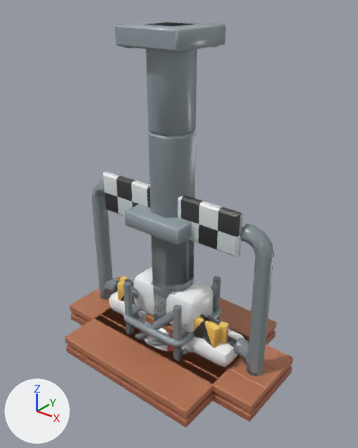
A saved change to the glTF model public/models/world-sky.glb.
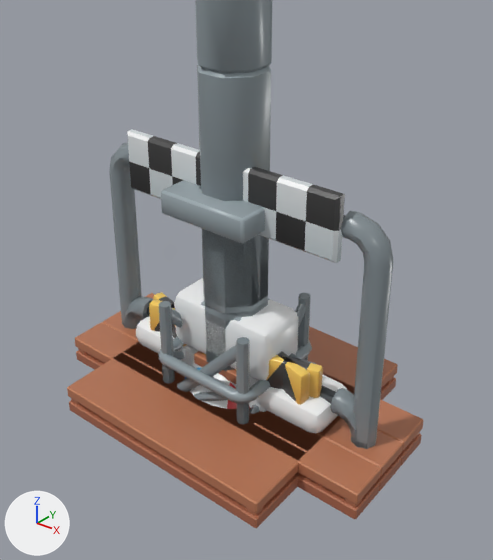
The first picture shows the older version from a 50 mm lens placed at (6.76, -8.2, 8.73), pointed at (0.1, 0.13, 3.57). The close-ups show the older and then the newer version on the part from 6% to 94% of the width and 20% to 100% of the height of that picture. Only the edits that show in the close-ups are written down. The axes (+X, +Y, +Z) are drawn at lower left. The lights are the same throughout. Where no turn or scale is listed for an object, it has been applied to the vertices.

Names of what the first close-up shows: 'barrier_2x1x2.001', 'barrier_4x1x1.001', 'floor_wood_2x6.001', 'floor_wood_4x4.001', 'pillar_2x2x4.001', 'pillar_2x2x8.001', 'platform_wood_1x1x1.001', 'signage_arrows_left.001', 'signage_arrows_right.001', 'signage_finish.001', 'signage_finish_board', 'structure_B.001', 'structure_C.001' and 3 more.
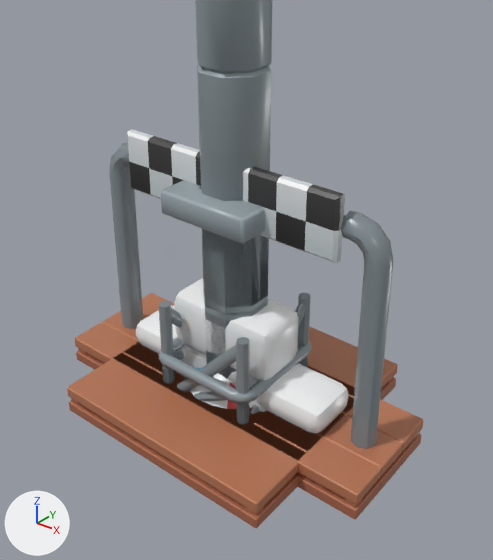
Edits to the bpy script that builds the scene:
```text
Remove ob_platform_wood_1x1x1_001:
    ob_platform_wood_1x1x1_001 = bpy.data.objects.new('platform_wood_1x1x1.001', me_platform_wood_1x1x1)
    ob_platform_wood_1x1x1_001.location = (0.0, 0.0, 0.0)
Remove ob_signage_arrows_left_001:
    ob_signage_arrows_left_001 = bpy.data.objects.new('signage_arrows_left.001', me_signage_arrows_left)
    ob_signage_arrows_left_001.location = (0.0, 0.0, 0.0)
Remove ob_signage_arrows_right_001:
    ob_signage_arrows_right_001 = bpy.data.objects.new('signage_arrows_right.001', me_signage_arrows_right)
    ob_signage_arrows_right_001.location = (0.0, 0.0, 0.0)
```

Boxes [x1, y1, x2, y2] around the edits, measured in the close-ups (493 x 560 px):
'signage_arrows_right.001', deleted (mostly hidden): before [122, 293, 371, 448]
'signage_arrows_left.001', deleted (mostly hidden): before [123, 296, 377, 449]
'platform_wood_1x1x1.001', deleted: before [194, 351, 236, 384]
